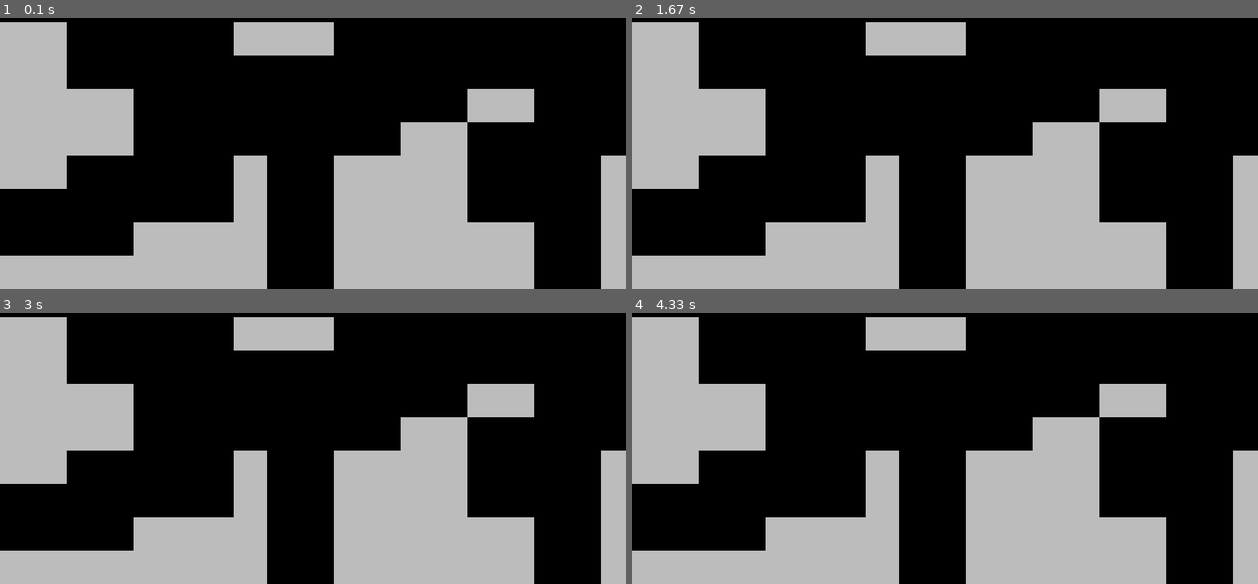
Above: before the commit, frames 1-4 (two rows, left to right).
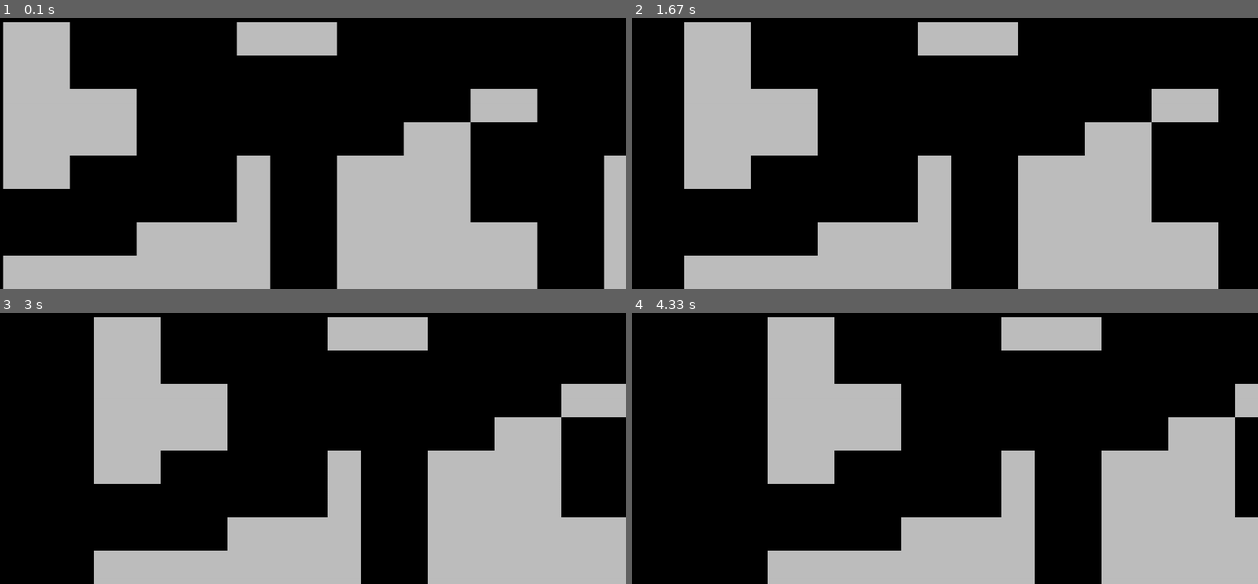
Above: after the commit, the same moments.

Repository: miroslavsavel/SuperMirioBros
Game: pygame game, started from main.py
Same seed, same stepped clock (60 frames per second), same inputs: the game is played once before the commit and once after it.
Inputs:
- Up to frame 1 (0.1 s): no input
- Up to frame 2 (1.67 s): no input
- Up to frame 3 (3 s): no input
- Up to frame 4 (4.33 s): no input

The runs differ from the first frame. In frame 1, 2.5% of the frame differs, in the area x 0-97%, y 1-100%; in frame 2, 33%; in frame 3, 45%; in frame 4, 51%, in the area x 0-100%, y 1-100%.

Commit message:
croll level to the right

Diff:
--- a/level.py
+++ b/level.py
@@ -18,5 +18,6 @@
                     self.tiles.add(tile)
 
     def run(self):
+        self.tiles.update(1)    # scroll entire level to the right
         self.tiles.draw(self.display_surface)
         pass
--- a/tiles.py
+++ b/tiles.py
@@ -8,3 +8,7 @@
         self.rect = self.image.get_rect(topleft = pos)
 
         # pygame.draw.rect(DISPLAY, BLUE, (200, 150, 100, 50))
+
+    """for scrolling the level, we will update tile.x coordinate"""
+    def update(self,x_shift):
+        self.rect.x += x_shift
